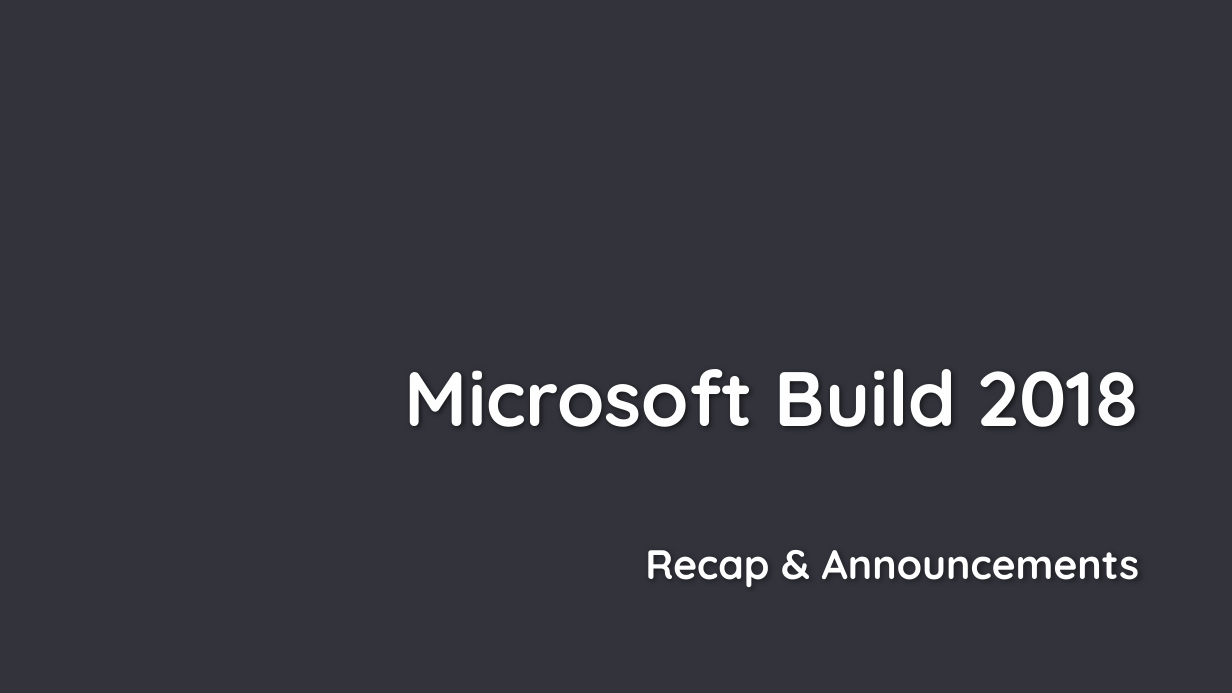
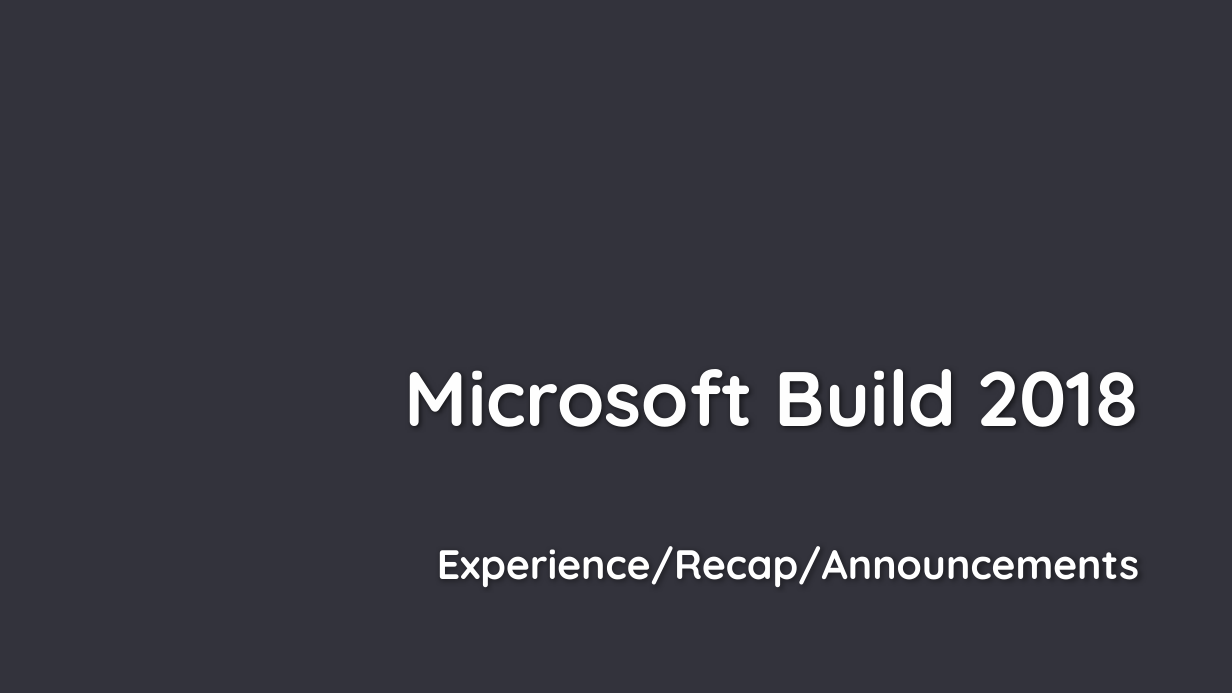
Before and after one commit to TorontoMobileDevelopers/Presentations, a slide deck: slide 16 of 2018-05-15_Build_HttpTracer_XF3/2018-05-15_Build_HttpTracer_XF3.pptx. Drawn at 1232x693 pixels with LibreOffice and Linux fonts; fonts in the diff are those of the drawing; background and template pictures are left out. Boxes give left, top, right and bottom in pixels: in the first picture for what was removed or moved away, otherwise in the second. Text is boxed around its words. In the diff, an @@ line names an element or a change of style, - is before the commit and + after.

```diff
--- a/2018-05-15_Build_HttpTracer_XF3/2018-05-15_Build_HttpTracer_XF3.pptx
+++ b/2018-05-15_Build_HttpTracer_XF3/2018-05-15_Build_HttpTracer_XF3.pptx
@@ text at bbox=[437, 546, 1139, 587]: text changed @@
-Recap & Announcements
+Experience/Recap/Announcements
```
Also in this commit, not shown: 7 other slides changed, 29 slides added, 1 slide removed, 1 other file.
